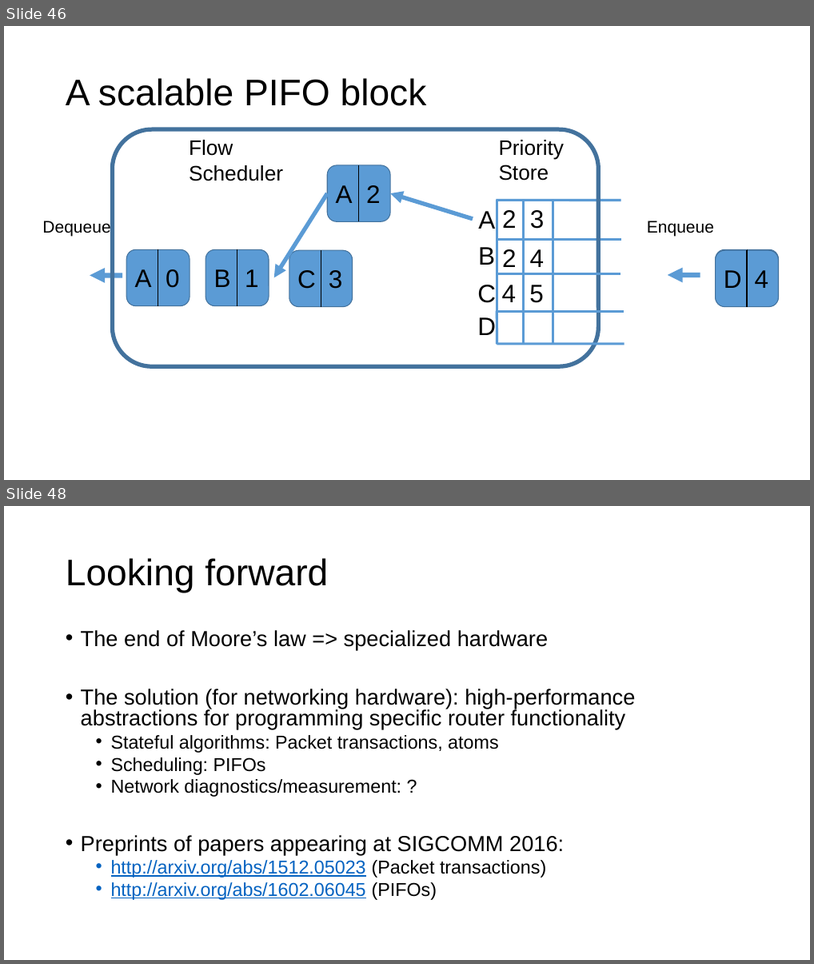
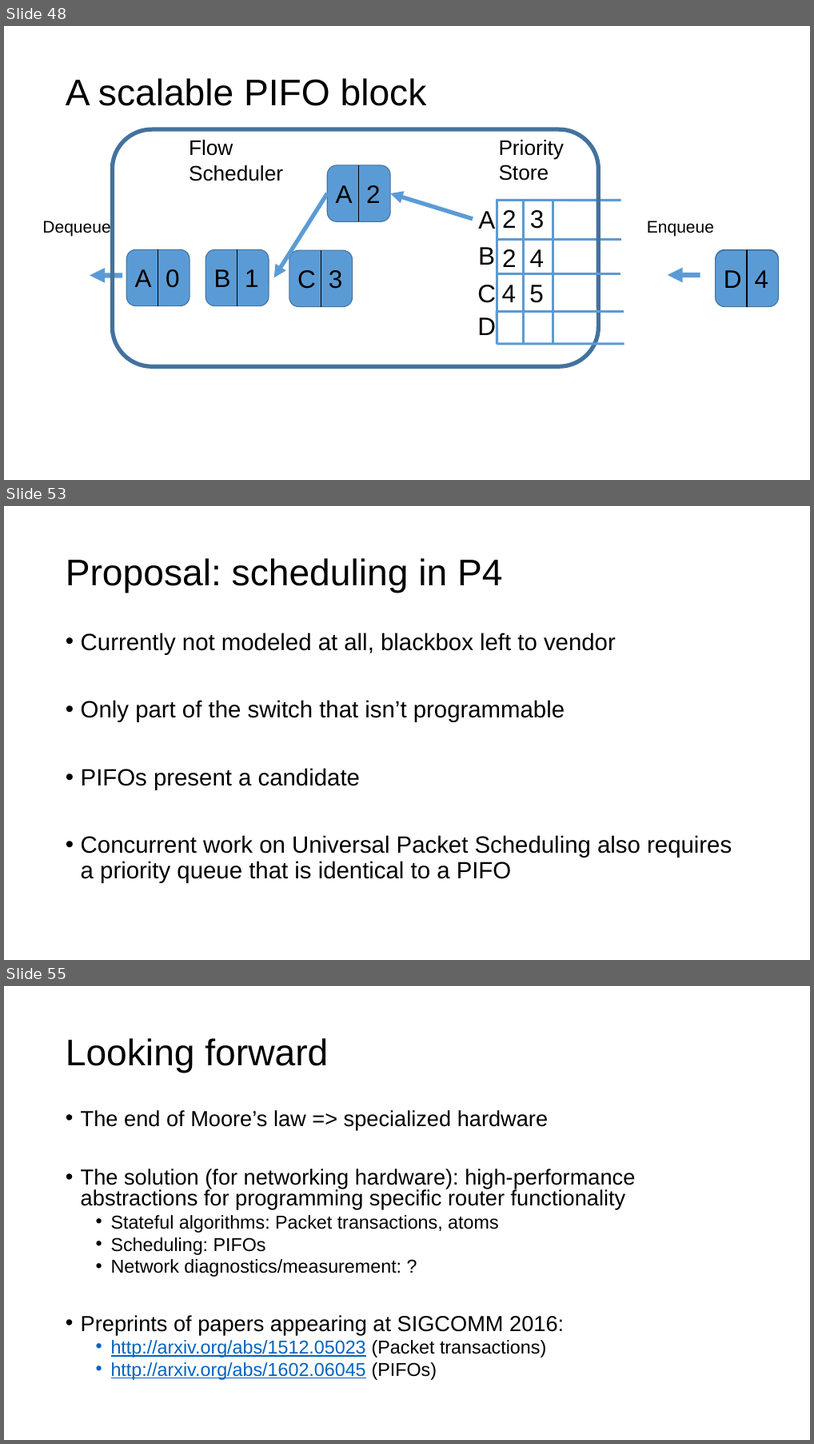
Before and after one commit to anirudhSK/pifo-domino-marple-ppts, a slide deck: domino_pifo.pptx. Shown one above the other, each under a label of ours: slides 46 and 48 before the commit, slides 48, 53 and 55 after it; the slides between them are not shown. The pictures are 814x964 and 814x1444 pixels, drawn with LibreOffice and Linux fonts; fonts in the diff are those of the drawing. Boxes give left, top, right and bottom in pixels: in the first picture for what was removed or moved away, otherwise in the second. Text is boxed around its words. In the diff, an @@ line names an element or a change of style, - is before the commit and + after.

```diff
--- a/domino_pifo.pptx
+++ b/domino_pifo.pptx
@@ slide 53 added at <box>4,506,810,960</box>, background #FFFFFF @@
@@ title added at <box>66,558,502,593</box>, 44 pt, text #000000 @@
+Proposal: scheduling in P4
@@ text added at <box>81,632,732,883</box>, 28 pt, text #000000 @@
+• Currently not modeled at all, blackbox left to vendor
+• Only part of the switch that isn’t programmable
+• PIFOs present a candidate
+• Concurrent work on Universal Packet Scheduling also requires a priority queue that is identical to a PIFO
@@ what was slide 46 is now slide 48 @@
@@ what was slide 48 is now slide 55 @@
```
Also in this commit, not shown: 1 slide changed, 6 other slides added.
